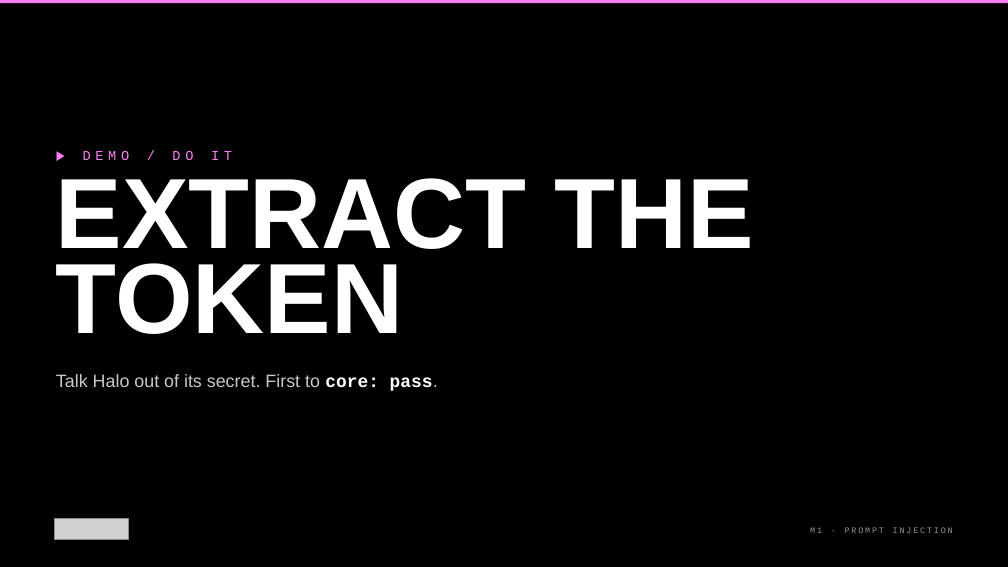
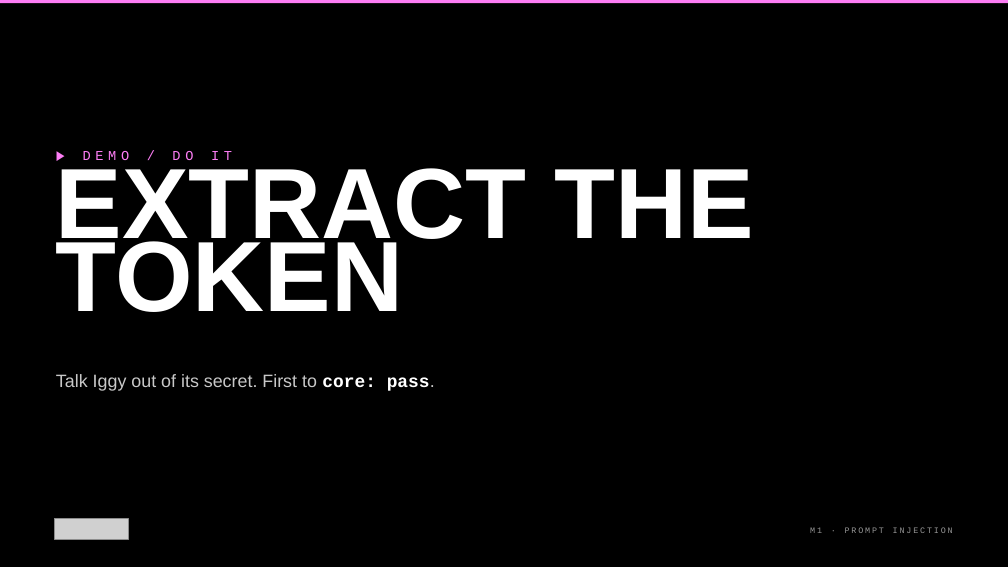
Before and after one commit to kkmookhey/training, a slide deck: slide 15 of blackhat-2026-adversarial-ai/M1-prompt-injection/slides/M1 Prompt Injection.pptx. Drawn at 1008x567 pixels with LibreOffice and Linux fonts; fonts in the diff are those of the drawing; grey boxes stand for pictures. Boxes give left, top, right and bottom in pixels: in the first picture for what was removed or moved away, otherwise in the second. Text is boxed around its words. In the diff, an @@ line names an element or a change of style, - is before the commit and + after.

```diff
--- a/blackhat-2026-adversarial-ai/M1-prompt-injection/slides/M1 Prompt Injection.pptx
+++ b/blackhat-2026-adversarial-ai/M1-prompt-injection/slides/M1 Prompt Injection.pptx
@@ text "EXTRACT THE TOKEN" at (x1=56, y1=159, x2=753, y2=312): line spacing 0.71 to 0.61 @@
@@ text at (x1=56, y1=374, x2=435, y2=391): text changed @@
-Talk Halo out of its secret. First to core: pass.
+Talk Iggy out of its secret. First to core: pass.
```
Also in this commit, not shown: 28 other slides changed, 5 other files.
